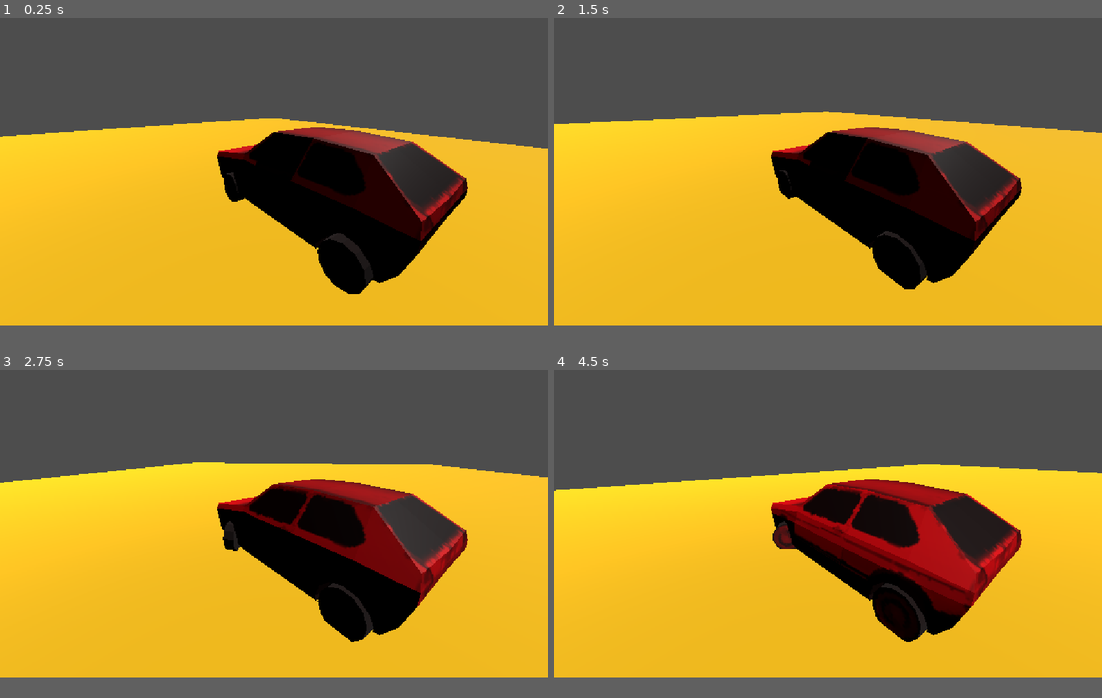
Above: before the commit, frames 1-4 (two rows, left to right).
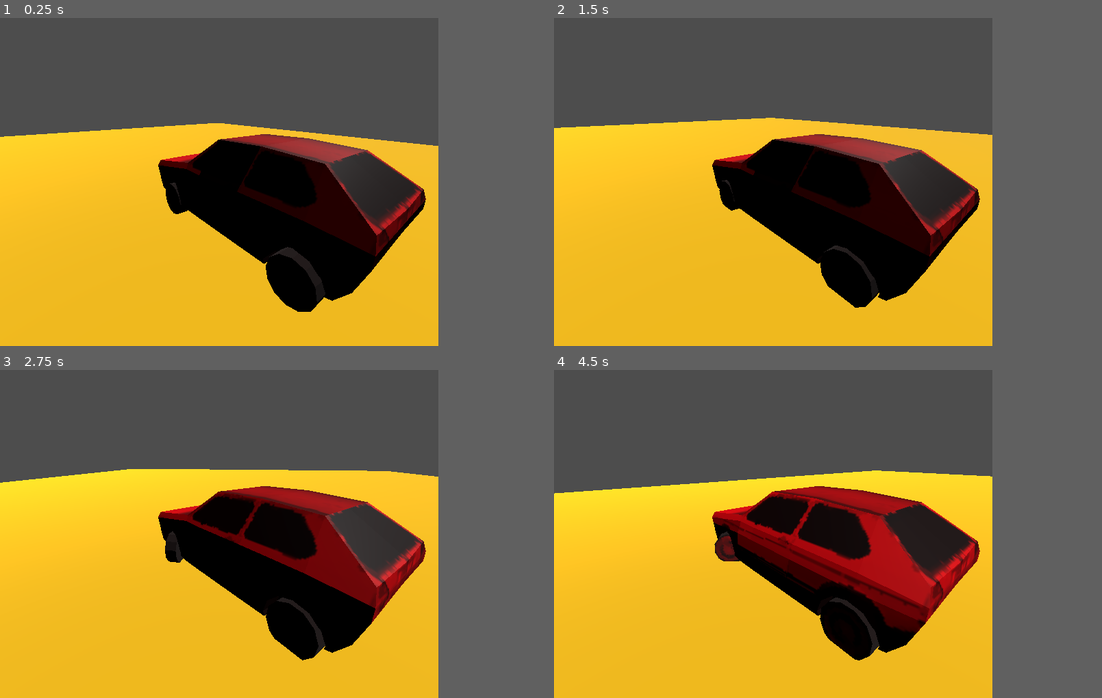
Above: after the commit, the same moments.

Repository: micsman/OnionRace
Game: Godot game, scene res://map.tscn
Two runs of this game, one before a commit and one after it. Both use one fixed random seed, a clock stepped at 60 frames per second and the inputs below.
Inputs:
- Up to frame 1 (0.25 s): no input
- Up to frame 2 (1.5 s): hold Right (ui_right) 0.53-1.28 s; tap Enter at 1.25 s; hold Down (ui_down) from 1.28 s (still down)
- Up to frame 3 (2.75 s): release Down (ui_down) at 2.03 s; hold Right (ui_right) from 2.03 s (still down)
- Up to frame 4 (4.5 s): release Right (ui_right) at 2.78 s; hold Up (ui_up) 2.78-3.53 s; hold Left (ui_left) from 3.53 s (still down)
In our replay, the window is 800x450 before the commit and 640x480 after it. These sizes can differ from the game's own. Grey fills any space a smaller window leaves; there, only what the larger window draws over its background counts as a difference.

The runs differ from the first frame. In frame 1, 27% of the frame differs, in the area x 0-100%, y 30-94%; in frame 2, 29%; in frame 3, 29%; in frame 4, 31%, in the area x 0-100%, y 28-94%.

Commit message:
Added SubViewport for more pixelated camera effect.

Diff:
--- a/map.tscn
+++ b/map.tscn
@@ -7,14 +7,33 @@
 
 [node name="map" type="Node3D" unique_id=1897321323]
 
-[node name="DirectionalLight3D" type="DirectionalLight3D" parent="." unique_id=1870302429]
-transform = Transform3D(1, 0, 0, 0, -0.5274117, 0.84960985, 0, -0.84960985, -0.5274117, 0, 8.394621, -35.631977)
+[node name="SubViewportContainer" type="SubViewportContainer" parent="." unique_id=1476207875]
+anchors_preset = 15
+anchor_right = 1.0
+anchor_bottom = 1.0
+grow_horizontal = 2
+grow_vertical = 2
+stretch = true
 
-[node name="CSGBox3D" type="CSGBox3D" parent="." unique_id=50626467]
+[node name="SubViewport" type="SubViewport" parent="SubViewportContainer" unique_id=1388237527]
+handle_input_locally = false
+scaling_3d_mode = 5
+anisotropic_filtering_level = 0
+fsr_sharpness = 0.0
+canvas_item_default_texture_filter = 0
+sdf_oversize = 0
+positional_shadow_atlas_size = 128
+size = Vector2i(640, 480)
+render_target_update_mode = 4
+
+[node name="CSGBox3D" type="CSGBox3D" parent="SubViewportContainer/SubViewport" unique_id=50626467]
 transform = Transform3D(1, 0, 0, 0, 1, 0, 0, 0, 1, 1.1003418, -0.4995, 1.4568024)
 use_collision = true
 size = Vector3(83.00635, 0.001, 63.06137)
 material = SubResource("StandardMaterial3D_anosd")
 
-[node name="golfik" parent="." unique_id=1977507205 instance=ExtResource("1_c7s6e")]
-transform = Transform3D(1, 0, 0, 0, 1, 0, 0, 0, 1, 0, 2.8699603, 0)
+[node name="DirectionalLight3D" type="DirectionalLight3D" parent="SubViewportContainer/SubViewport" unique_id=1870302429]
+transform = Transform3D(1, 0, 0, 0, -0.5274117, 0.84960985, 0, -0.84960985, -0.5274117, 0, 8.394621, -35.631977)
+
+[node name="golfik" parent="SubViewportContainer/SubViewport" unique_id=1977507205 instance=ExtResource("1_c7s6e")]
+transform = Transform3D(1, 0, 0, 0, 1, 0, 0, 0, 1, 0, 2.505, 0)
--- a/project.godot
+++ b/project.godot
@@ -17,8 +17,11 @@
 
 [display]
 
+window/size/viewport_width=640
+window/size/viewport_height=480
 window/stretch/mode="canvas_items"
 window/stretch/aspect="expand"
+window/stretch/scale_mode="integer"
 
 [physics]
 
